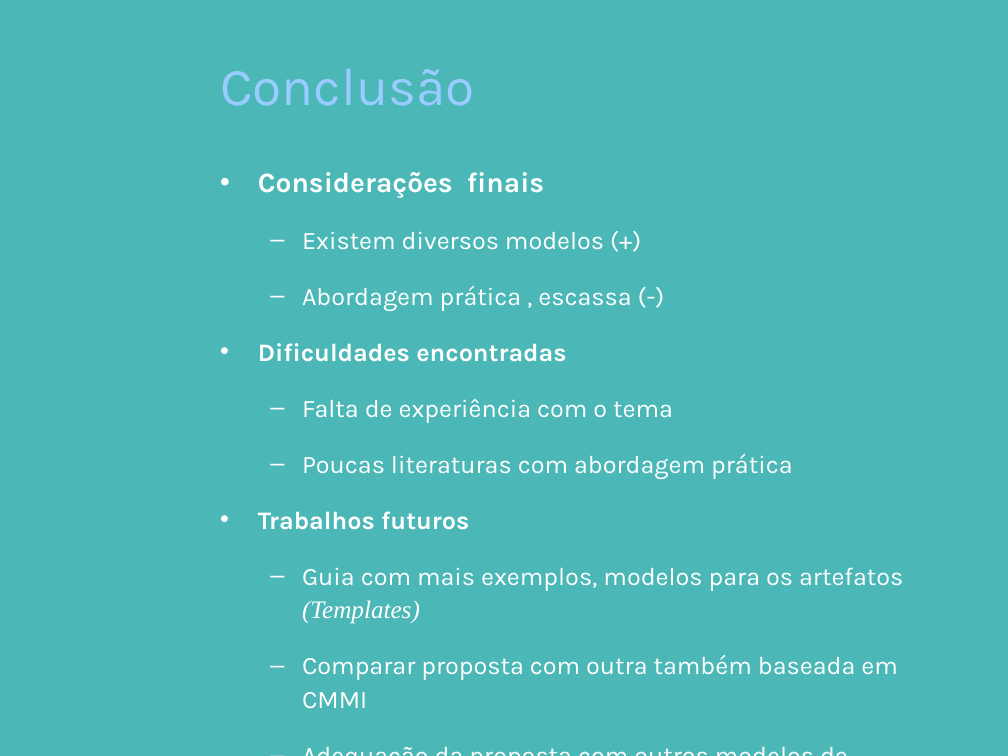
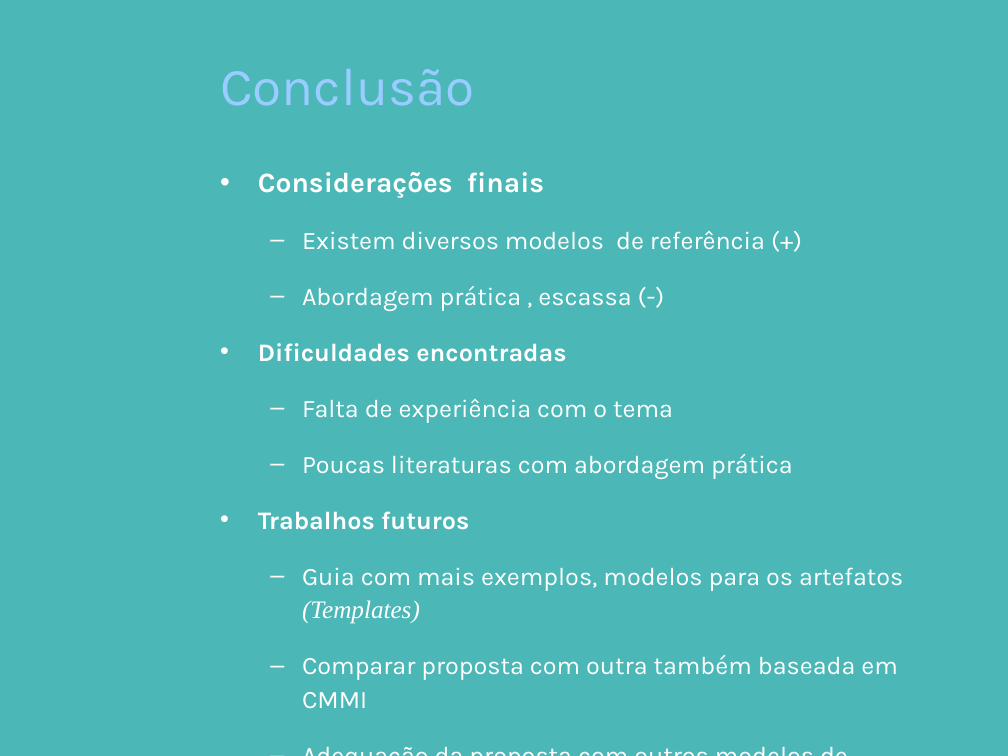
Before and after one commit to pddnew/monografia, a slide deck: slide 23 of presentation/presentation_1.0.0.pptx. Drawn at 1008x756 pixels with LibreOffice and Linux fonts; fonts in the diff are those of the drawing; background and template pictures are left out. Boxes give left, top, right and bottom in pixels: in the first picture for what was removed or moved away, otherwise in the second. Text is boxed around its words. In the diff, an @@ line names an element or a change of style, - is before the commit and + after.

```diff
--- a/presentation/presentation_1.0.0.pptx
+++ b/presentation/presentation_1.0.0.pptx
@@ text at [302,231,765,250]: text changed @@
-  – Existem diversos modelos (+)
+  – Existem diversos modelos de referência (+)
```
Also in this commit, not shown: 2 other files.
